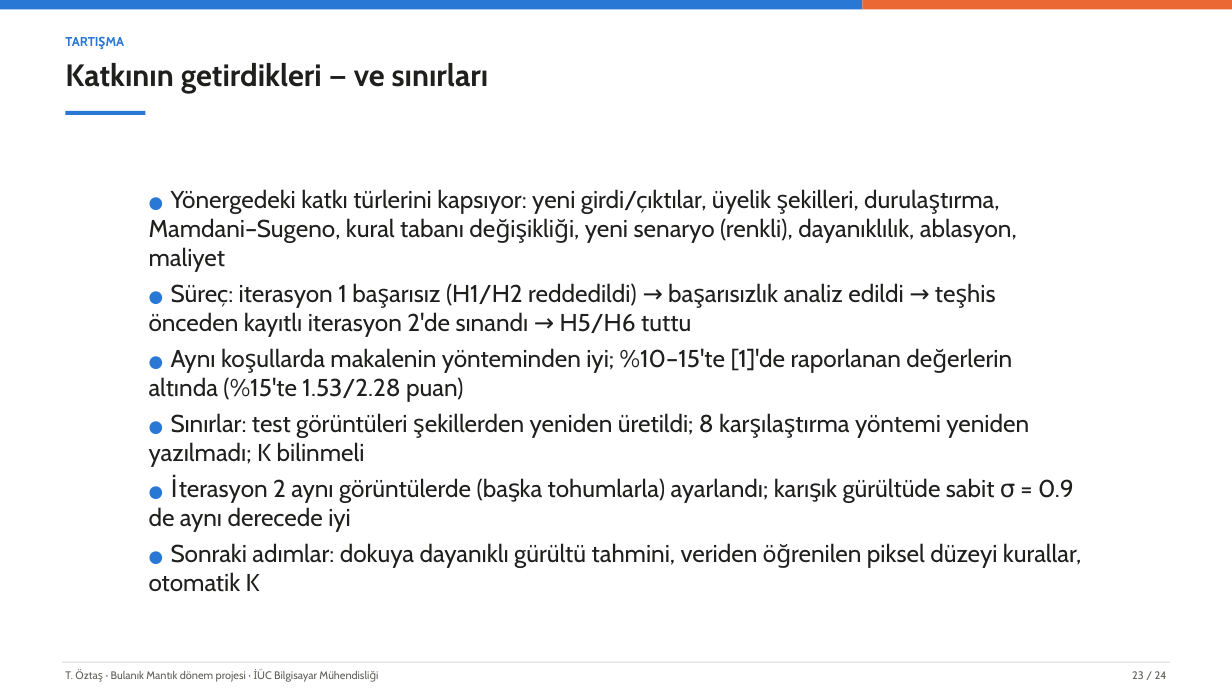
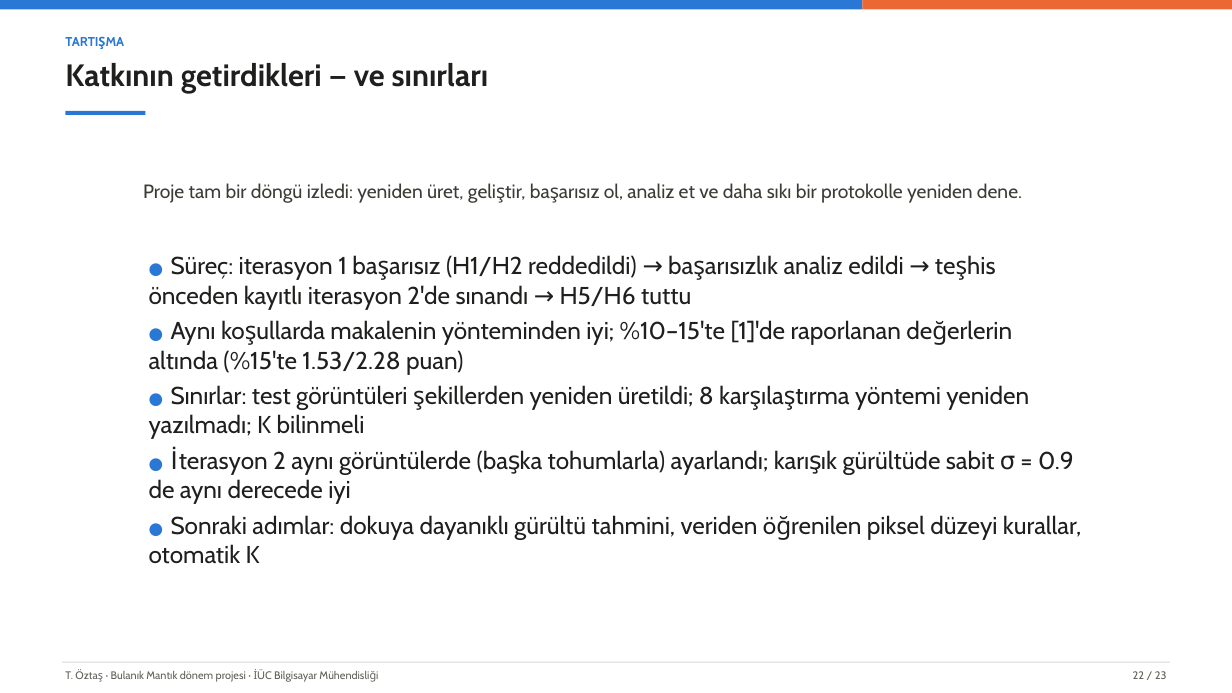
Before and after one commit to tarikoztas/fuzzy-logic-project, a slide deck: slide 22 of presentation/presentation_tr.pptx (slide 23 before the commit). Drawn at 1232x693 pixels with LibreOffice and Linux fonts; fonts in the diff are those of the drawing. Boxes give left, top, right and bottom in pixels: in the first picture for what was removed or moved away, otherwise in the second. Text is boxed around its words. In the diff, an @@ line names an element or a change of style, - is before the commit and + after.

Commit message:
faz9: slides without the demo and the inconsistency slide; short lead text on every content slide (D-048)

```diff
--- a/presentation/presentation_tr.pptx
+++ b/presentation/presentation_tr.pptx
@@ text added at bbox=[143, 183, 1022, 203], 15 pt, text #3C3B36 @@
+Proje tam bir döngü izledi: yeniden üret, geliştir, başarısız ol, analiz et ve daha sıkı bir protokolle yeniden dene.
@@ text at bbox=[149, 189, 1017, 272]: paragraph removed @@
-● Yönergedeki katkı türlerini kapsıyor: yeni girdi/çıktılar, üyelik şekilleri, durulaştırma, Mamdani–Sugeno, kural tabanı değişikliği, yeni senaryo (renkli), dayanıklılık, ablasyon, maliyet
@@ text "● Süreç: iterasyon 1 başarısız ...": place and size @@
-text "● Süreç: iterasyon 1 başarısız ..." at bbox=[149, 189, 1081, 592]
+text "● Süreç: iterasyon 1 başarısız ..." at bbox=[149, 255, 1081, 564]
@@ text "● Süreç: iterasyon 1 başarısız ..." at bbox=[149, 255, 1081, 564]: vertical alignment middle to top @@
@@ text at bbox=[1133, 671, 1167, 679]: text changed @@
-23 / 24
+22 / 23
```
Also in this commit, not shown: 21 other slides changed, 1 slide removed, 12 other files.
